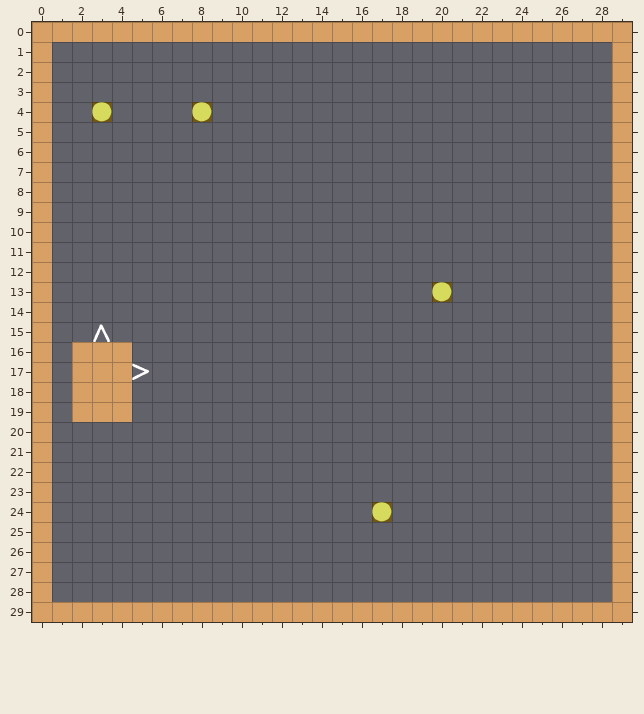
Tiled map: resources/maps/testMap.tmx. Above is the file before it was changed.
Cells are 64x64 px. Shown: x 0..29, y 0..29.
New version:
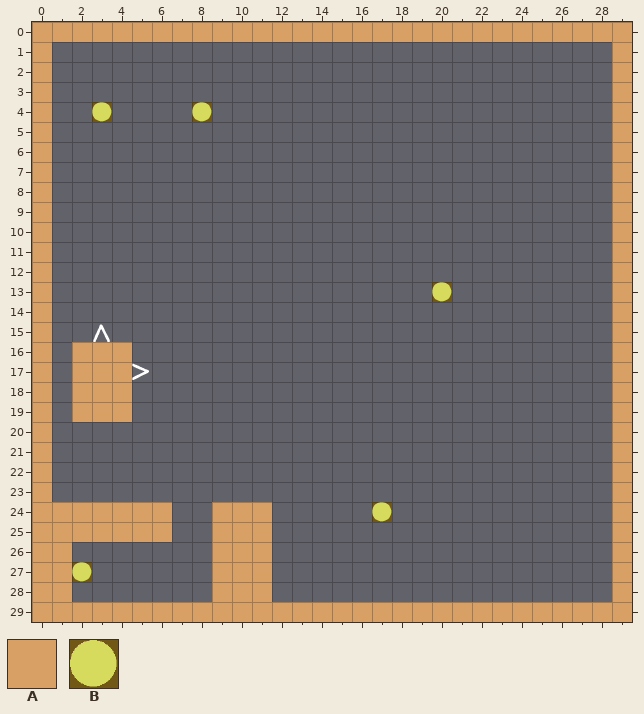
Key: from "tempTileset": A 0, B 10.
_ is an empty cell.
Change:
Layer "bg":
Tile A is added in rows 24 to 25 at x 1 to 6 and 9 to 11; in rows 26 to 28 at x 1 and 9 to 11.
Tile B is added in row 27 at x 2.
Pixel boxes of the changes (left, top, right, bottom) in both pictures:
added: (52, 502, 172, 602)
added: (212, 502, 272, 602)
